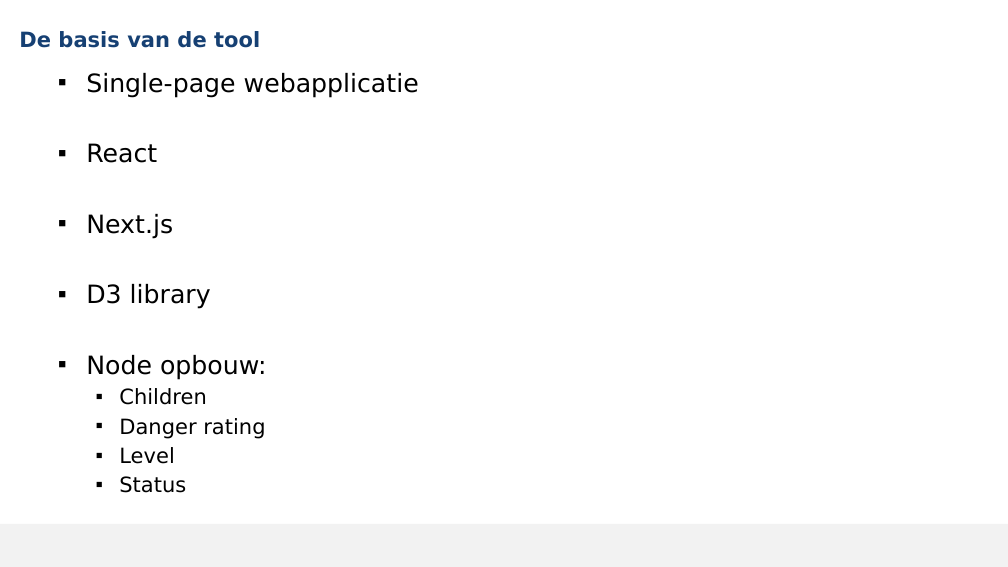
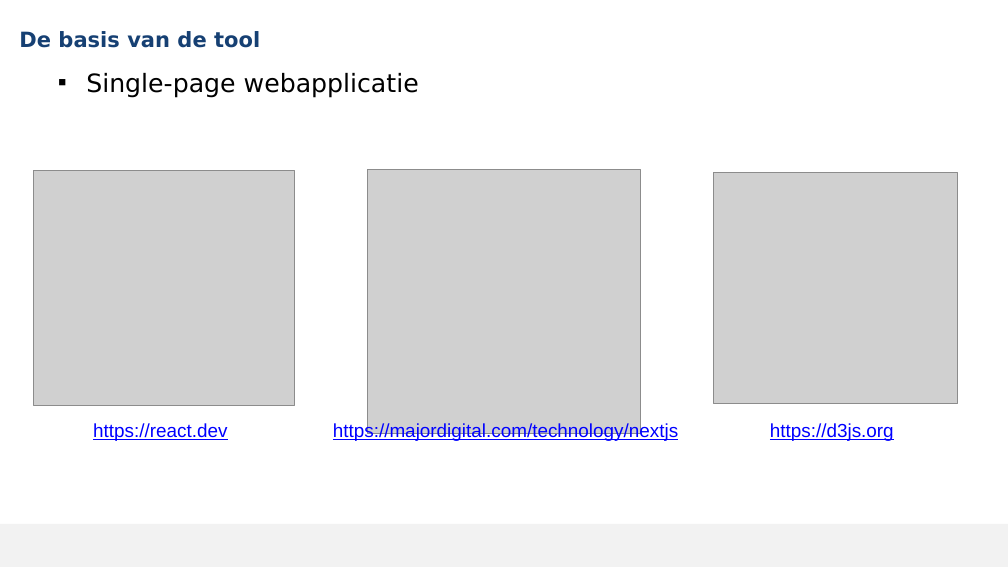
Before and after one commit to MikaG-1952764/masterproef, a slide deck: slide 11 of MP2526_Verdediging.pptx (slide 14 before the commit). Drawn at 1008x567 pixels with LibreOffice and Linux fonts; fonts in the diff are those of the drawing; grey boxes stand for pictures; background and template pictures are left out. Boxes give left, top, right and bottom in pixels: in the first picture for what was removed or moved away, otherwise in the second. Text is boxed around its words. In the diff, an @@ line names an element or a change of style, - is before the commit and + after.

```diff
--- a/MP2526_Verdediging.pptx
+++ b/MP2526_Verdediging.pptx
@@ text at (x1=86, y1=143, x2=266, y2=493): paragraphs removed @@
-▪ React
-▪ Next.js
-▪ D3 library
-▪ Node opbouw:
-  ▪ Children
-  ▪ Danger rating
-  ▪ Level
-  ▪ Status
@@ picture added at (x1=34, y1=170, x2=295, y2=405) @@
@@ picture added at (x1=368, y1=169, x2=640, y2=433) @@
@@ picture added at (x1=713, y1=172, x2=957, y2=404) @@
@@ text added at (x1=93, y1=423, x2=227, y2=441), 18 pt, text #0000FF, underline @@
+https://react.dev
@@ text added at (x1=333, y1=422, x2=678, y2=441), 18 pt, text #0000FF, underline @@
+https://majordigital.com/technology/nextjs
@@ text added at (x1=770, y1=423, x2=894, y2=441), 18 pt, text #0000FF, underline @@
+https://d3js.org
```
Also in this commit, not shown: 12 other slides changed, 6 slides added, 16 slides removed, 1 other file.
